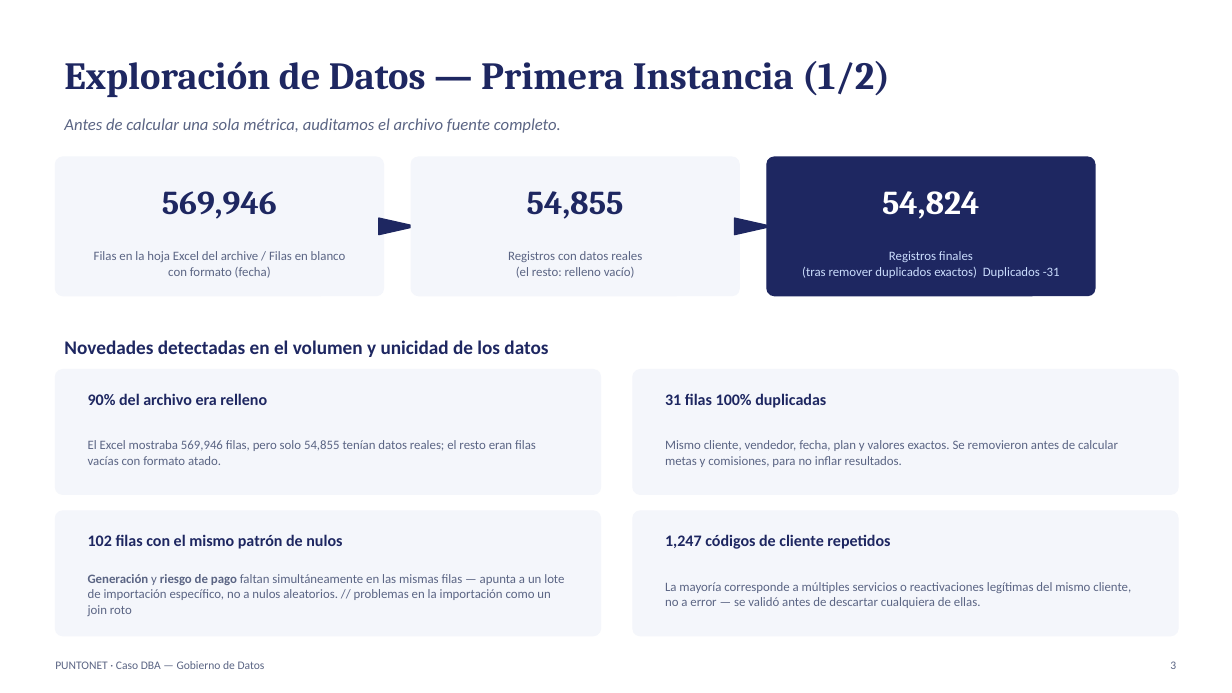
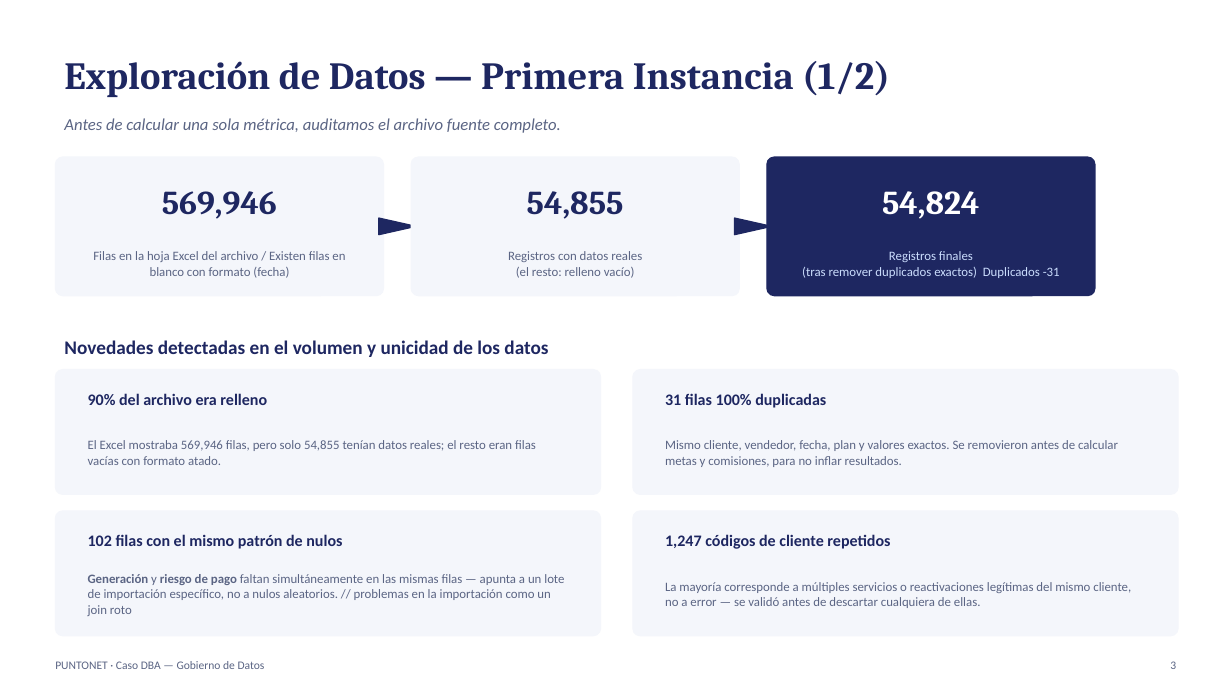
Before and after one commit to sandravillamarin89-hash/dashboard-dba-puntonet, a slide deck: slide 3 of Defensa_Caso_DBA_PuntoNet.pptx. Drawn at 1232x693 pixels with LibreOffice and Linux fonts; fonts in the diff are those of the drawing. Boxes give left, top, right and bottom in pixels: in the first picture for what was removed or moved away, otherwise in the second. Text is boxed around its words. In the diff, an @@ line names an element or a change of style, - is before the commit and + after.

```diff
--- a/Defensa_Caso_DBA_PuntoNet.pptx
+++ b/Defensa_Caso_DBA_PuntoNet.pptx
@@ text at (93,251,345,278): text changed @@
-Filas en la hoja Excel del archive / Filas en blanco con formato (fecha)
+Filas en la hoja Excel del archivo / Existen filas en blanco con formato (fecha)
```
Also in this commit, not shown: 8 other slides changed.
